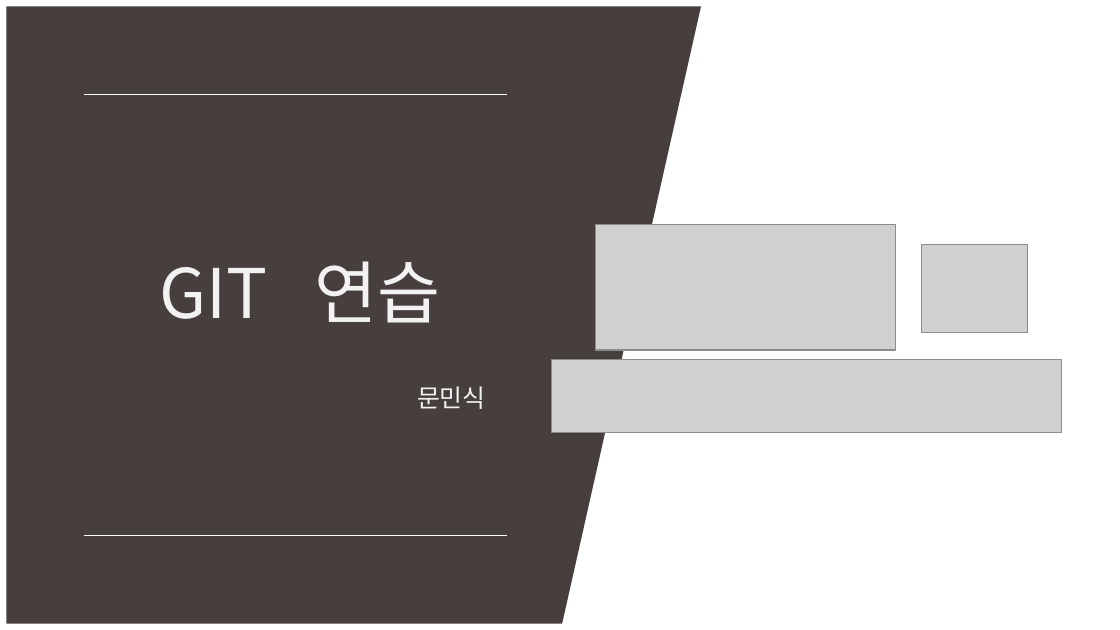
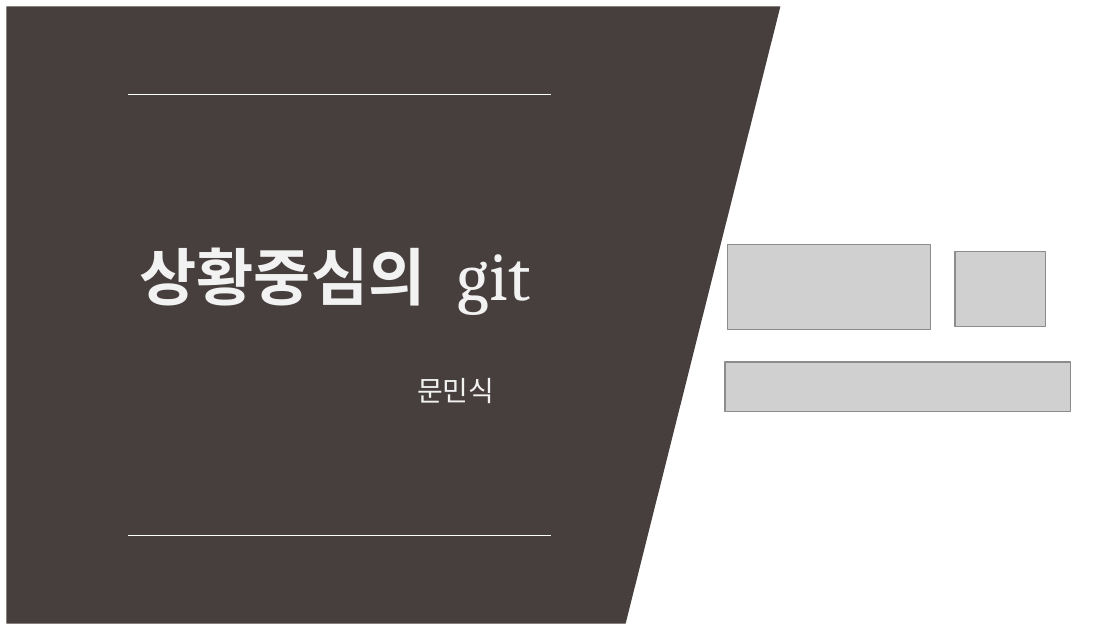
Before and after one commit to MinSikMoon/pptgit, a slide deck: slide 1 of git발표.pptx. Drawn at 1120x630 pixels with LibreOffice and Linux fonts; fonts in the diff are those of the drawing; grey boxes stand for pictures. Boxes give left, top, right and bottom in pixels: in the first picture for what was removed or moved away, otherwise in the second. Text is boxed around its words. In the diff, an @@ line names an element or a change of style, - is before the commit and + after.

Commit message:
상황1 까지 완성

```diff
--- a/git발표.pptx
+++ b/git발표.pptx
@@ flow chart manual input resized from (x1=6, y1=6, x2=701, y2=623) to (x1=7, y1=7, x2=781, y2=624) @@
@@ line moved from (84, 94) - (507, 94) to (128, 94) - (551, 94) @@
@@ text at (x1=140, y1=247, x2=531, y2=315): text changed; size 44 to 40 pt; bold on @@
-GIT 연습
+상황중심의 git
@@ picture resized from (x1=595, y1=225, x2=895, y2=351) to (x1=728, y1=244, x2=931, y2=329) @@
@@ picture resized from (x1=922, y1=244, x2=1027, y2=333) to (x1=955, y1=252, x2=1045, y2=327) @@
@@ text "문민식" moved from (x1=417, y1=386, x2=485, y2=409) to (x1=417, y1=378, x2=494, y2=403) @@
@@ text "문민식" at (x1=417, y1=378, x2=494, y2=403): size 16 to 18 pt @@
@@ picture resized from (x1=551, y1=360, x2=1062, y2=432) to (x1=725, y1=362, x2=1070, y2=411) @@
@@ line moved from (84, 535) - (507, 535) to (128, 535) - (551, 535) @@
```
Also in this commit, not shown: 1 other slide changed, 5 slides added, 1 slide removed.
